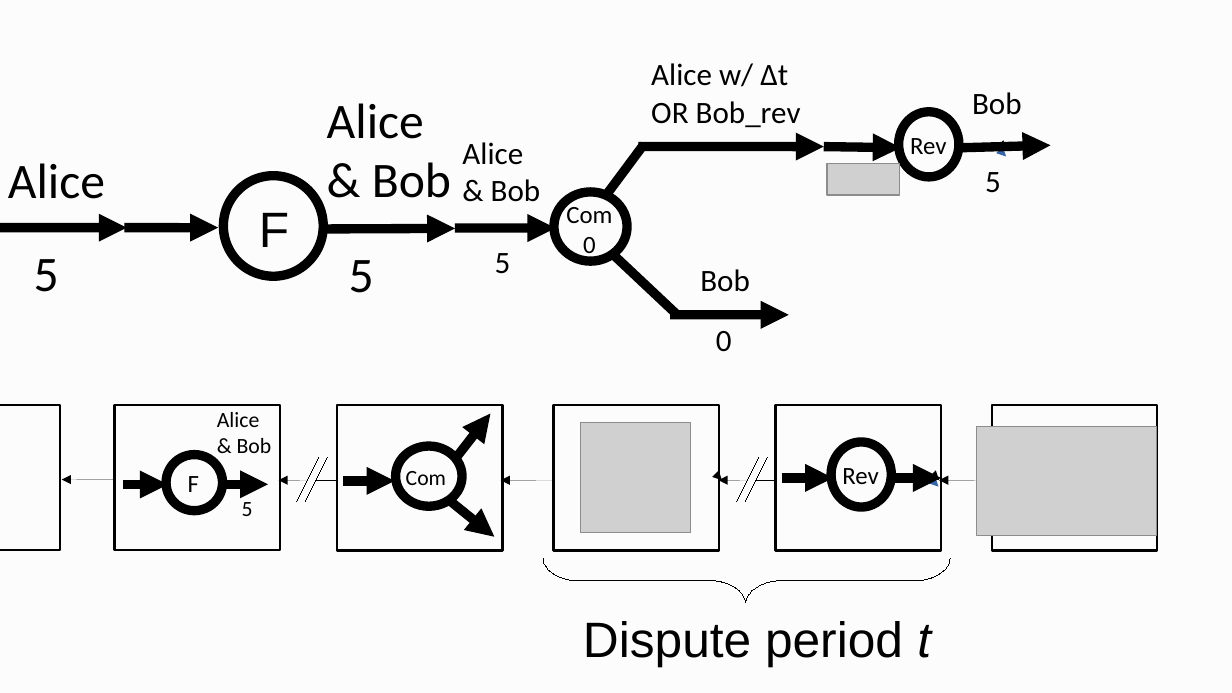
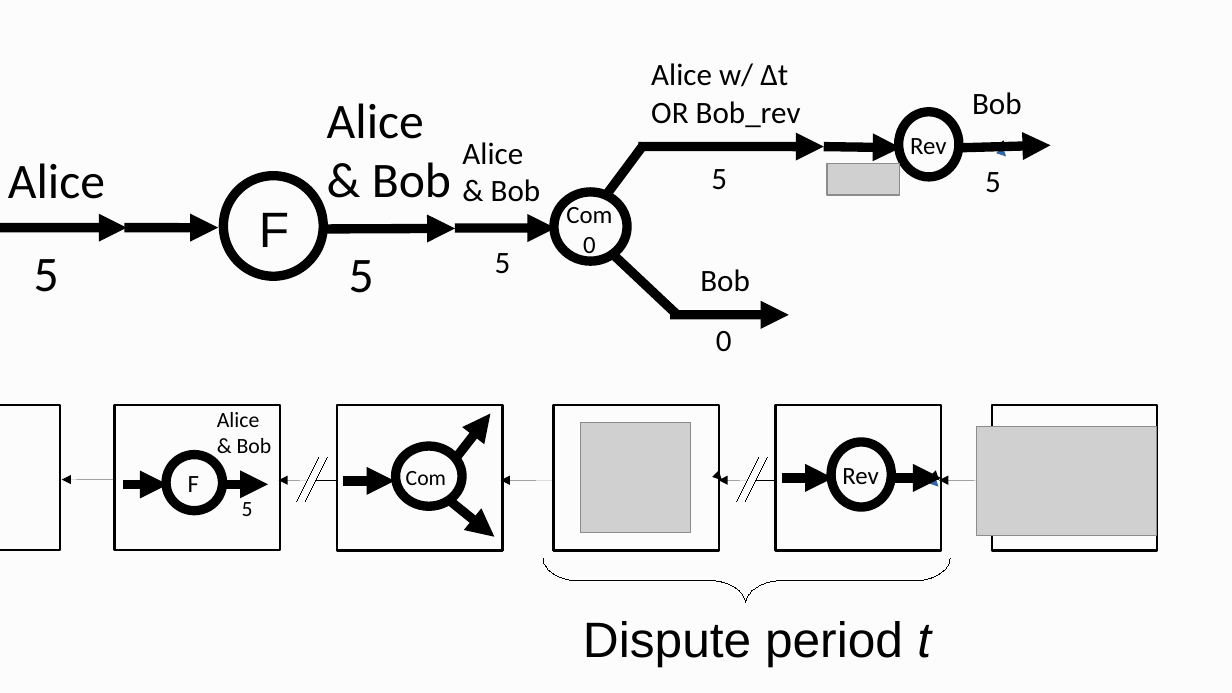
Before and after one commit to OrfeasLitos/PaymentChannels, a slide deck: slide 17 of csf-ieee/presentation.odp. Drawn at 1232x693 pixels with LibreOffice and Linux fonts; fonts in the diff are those of the drawing; grey boxes stand for pictures. Boxes give left, top, right and bottom in pixels: in the first picture for what was removed or moved away, otherwise in the second. Text is boxed around its words. In the diff, an @@ line names an element or a change of style, - is before the commit and + after.

```diff
--- a/csf-ieee/presentation.odp
+++ b/csf-ieee/presentation.odp
@@ text added at (711,169,727,190), 20 pt, text #000000 @@
+5
```
Also in this commit, not shown: 2 other slides changed, 3 other files.
